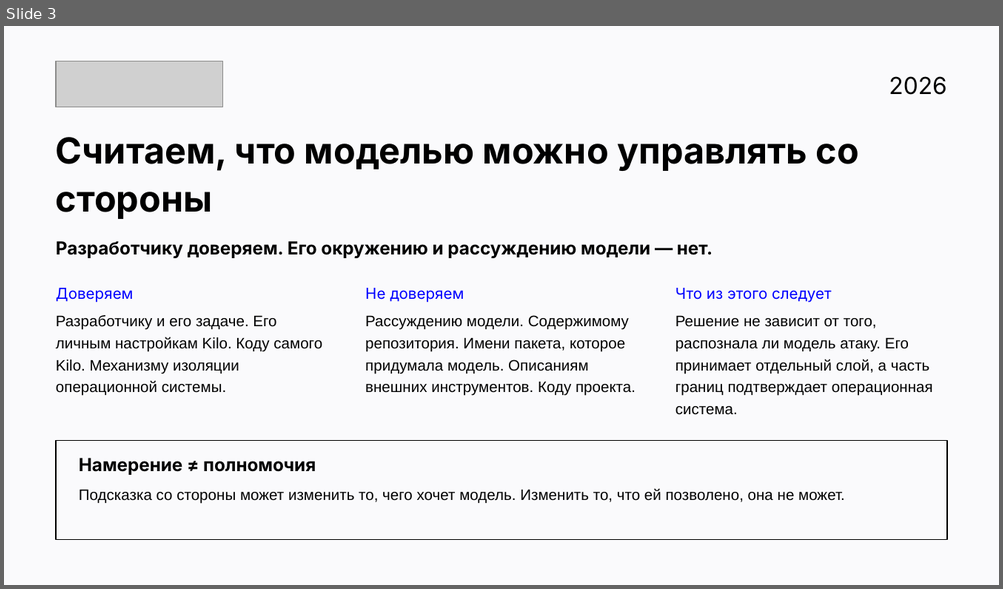
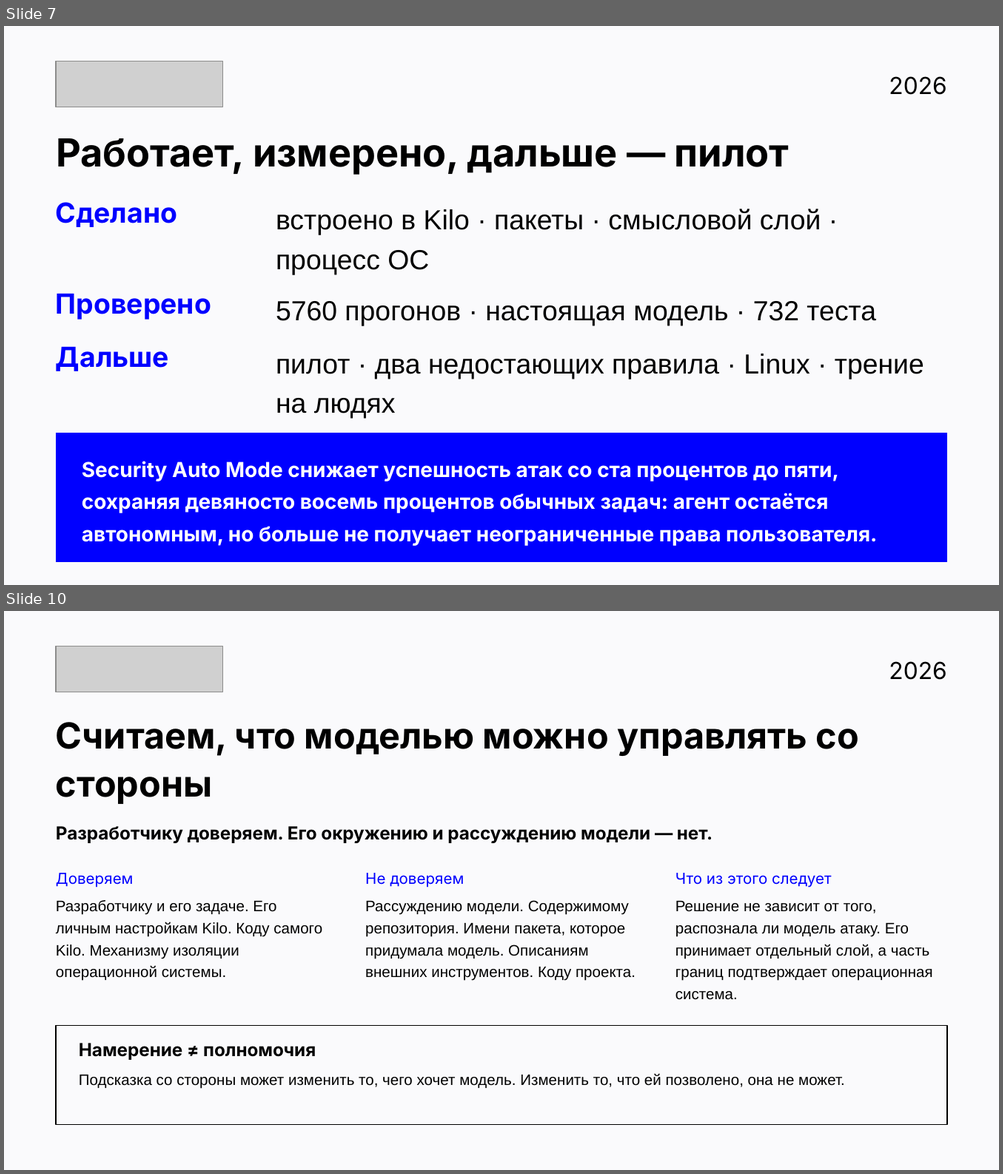
Before and after one commit to v0ropaev/kilocode, a slide deck: submission/Security-Auto-ATH.pptx. Shown one above the other, each under a label of ours: slide 3 before the commit, slides 7 and 10 after it; the slides between them are not shown. The pictures are 1003x589 and 1003x1174 pixels, drawn with LibreOffice and Linux fonts; fonts in the diff are those of the drawing; grey boxes stand for pictures. Boxes give left, top, right and bottom in pixels: in the first picture for what was removed or moved away, otherwise in the second. Text is boxed around its words. In the diff, an @@ line names an element or a change of style, - is before the commit and + after.

```diff
--- a/submission/Security-Auto-ATH.pptx
+++ b/submission/Security-Auto-ATH.pptx
@@ slide 7 added at [4, 26, 999, 585], background #FFFFFF @@
@@ picture added at [56, 61, 223, 107] @@
@@ text added at [888, 76, 946, 95], 17 pt, text #000000 @@
+2026
@@ text added at [56, 138, 789, 175], 28 pt, text #000000, bold @@
+Работает, измерено, дальше — пилот
@@ text added at [56, 202, 177, 227], 20 pt, text #0000FF, bold @@
+Сделано
@@ text added at [276, 209, 821, 275], 20 pt, text #000000 @@
+встроено в Kilo · пакеты · смысловой слой · процесс ОС
@@ text added at [56, 293, 211, 320], 20 pt, text #0000FF, bold @@
+Проверено
@@ text added at [276, 301, 876, 326], 20 pt, text #000000 @@
+5760 прогонов · настоящая модель · 732 теста
@@ text added at [56, 346, 169, 372], 20 pt, text #0000FF, bold @@
+Дальше
@@ text added at [276, 354, 924, 419], 20 pt, text #000000 @@
+пилот · два недостающих правила · Linux · трение на людях
@@ rectangle added at [56, 433, 947, 562], fill #0000FF, 15 pt, text #FFFFFF, bold @@
+Security Auto Mode снижает успешность атак со ста процентов до пяти, сохраняя девяносто восемь процентов обычных задач: агент остаётся автономным, но больше не получает неограниченные права пользователя.
@@ what was slide 3 is now slide 10 @@
```
Also in this commit, not shown: 8 slides changed, 8 other slides added, 4 slides removed, 51 other files.
